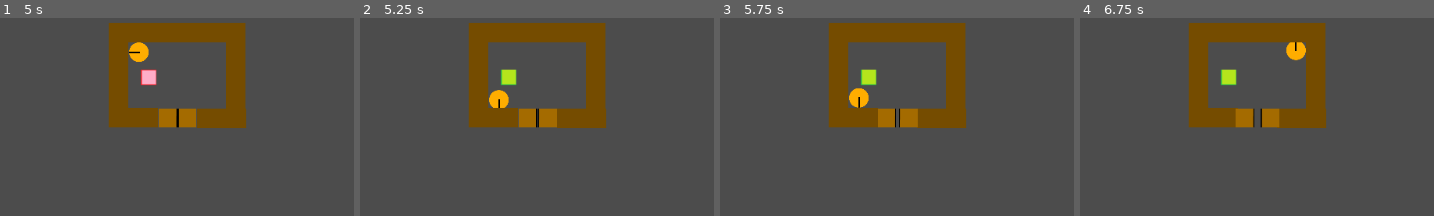
Above: before the commit, frames 1-4 (left to right).
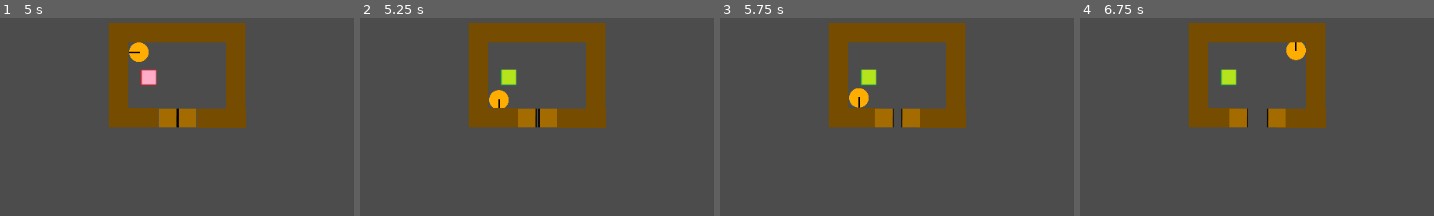
Above: after the commit, the same moments.

Repository: Charidan/Kleptochron
Game: Godot game, scene res://scenes/CollisionTest.tscn
Same seed, same stepped clock (60 frames per second), same inputs: the game is played once before the commit and once after it.
Inputs:
- Up to frame 1 (5 s): tap Enter at 0.5, 2, 3.5 s; hold Right (ui_right) 0.53-1.28 s; tap Space at 1.25, 2.75, 4.25 s; hold Down (ui_down) 1.28-2.03 s; hold Right (ui_right) 2.03-2.78 s; hold Up (ui_up) 2.78-3.53 s; hold Left (ui_left) from 3.53 s (still down)
- Up to frame 2 (5.25 s): release Left (ui_left) at 5.03 s; hold Down (ui_down) from 5.03 s (still down)
- Up to frame 3 (5.75 s): keep holding Down (ui_down)
- Up to frame 4 (6.75 s): release Down (ui_down) at 5.78 s; hold Right (ui_right) 5.78-6.53 s; hold Up (ui_up) from 6.53 s (still down)
The pictures show only the part of the screen within x 22-72%, y 26-76%; the shares and areas given below are measured in that part.

Frame 1 is identical in both runs. In frame 2, 0.1% of the frame differs, in the area x 44-51%, y 45-56%; in frame 3, 0.3%; in frame 4, 0.8%, in the area x 42-59%, y 45-56%.

Commit message:
changed door script so that the door has an event log of when it opens and closes. BUG: It tracks the end of the event twice in the log and I do not know why.

Diff:
--- a/scenes/CollisionTest.tscn
+++ b/scenes/CollisionTest.tscn
@@ -3,10 +3,10 @@
 [ext_resource path="res://scripts/CollisionTest.gd" type="Script" id=1]
 [ext_resource path="res://scenes/Character.tscn" type="PackedScene" id=2]
 [ext_resource path="res://scenes/Wall.tscn" type="PackedScene" id=3]
-[ext_resource path="res://scenes/Pressureplate.tscn" type="PackedScene" id=4]
+[ext_resource path="res://scenes/pressureplate.tscn" type="PackedScene" id=4]
 [ext_resource path="res://scenes/Door.tscn" type="PackedScene" id=5]
 
-[node name="Node2D" type="Node2D" index="0"]
+[node name="Node2D" type="Node2D"]
 
 script = ExtResource( 1 )
 
--- a/scenes/Door.tscn
+++ b/scenes/Door.tscn
@@ -1,7 +1,8 @@
 [gd_scene load_steps=5 format=2]
 
-[ext_resource path="res://door.gd" type="Script" id=1]
+[ext_resource path="res://scripts/door.gd" type="Script" id=1]
 [ext_resource path="res://assets/sprite_door.png" type="Texture" id=2]
+
 
 [sub_resource type="RectangleShape2D" id=1]
 
@@ -13,7 +14,7 @@
 custom_solver_bias = 0.0
 extents = Vector2( 5.12251, 7.56986 )
 
-[node name="Door" type="StaticBody2D"]
+[node name="Door" type="StaticBody2D" index="0"]
 
 input_pickable = false
 collision_layer = 1
--- a/scripts/CollisionTest.gd
+++ b/scripts/CollisionTest.gd
@@ -12,7 +12,6 @@
 	#connect('body_enter', find_node("pressureplate"), "_on_pressureplate_body_enter")
 
 func _on_pressureplate_body_entered(body):
-	print("entered")
 	if body.get_name() == "Character":
 		var pressureplate = find_node("pressureplate")
 		pressureplate.toggle()
--- a/door.gd
+++ b/scripts/door.gd
@@ -3,11 +3,13 @@
 var open = false
 var left_moving = false
 var right_moving = false
-const SPEED = 1
+const SPEED = 3
 const POS_LEFT_OPEN = Vector2(-10, 0)
 const POS_LEFT_CLOSE = Vector2(-5, 0)
 const POS_RIGHT_OPEN = Vector2(10, 0)
 const POS_RIGHT_CLOSE = Vector2(5, 0)
+var event_list = []
+var time = 0
 
 # class member variables go here, for example:
 # var a = 2
@@ -16,9 +18,10 @@
 func _ready():
 	# Called when the node is added to the scene for the first time.
 	# Initialization here
-	pass
+	time = 0
 
 func _physics_process(delta):
+	time += 1
 	if left_moving:
 		if open:
 			left_moving = move_towards(find_node('leftdoor'), POS_LEFT_OPEN, delta)
@@ -35,6 +38,10 @@
 	var momentum = (SPEED * delta)
 	if distance.length() < momentum:
 		obj.position = dest
+		if open:
+			event_list.append('open_end:' + str(time))
+		else:
+			event_list.append('close_end:' + str(time))
 		return false
 	obj.position += distance.normalized() * momentum
 	return true
@@ -43,3 +50,8 @@
 	left_moving = true
 	right_moving = true
 	open = !open
+	if open:
+		event_list.append('open_begin:' + str(time))
+	else:
+		event_list.append('close_begin:' + str(time))
+	print(event_list)
